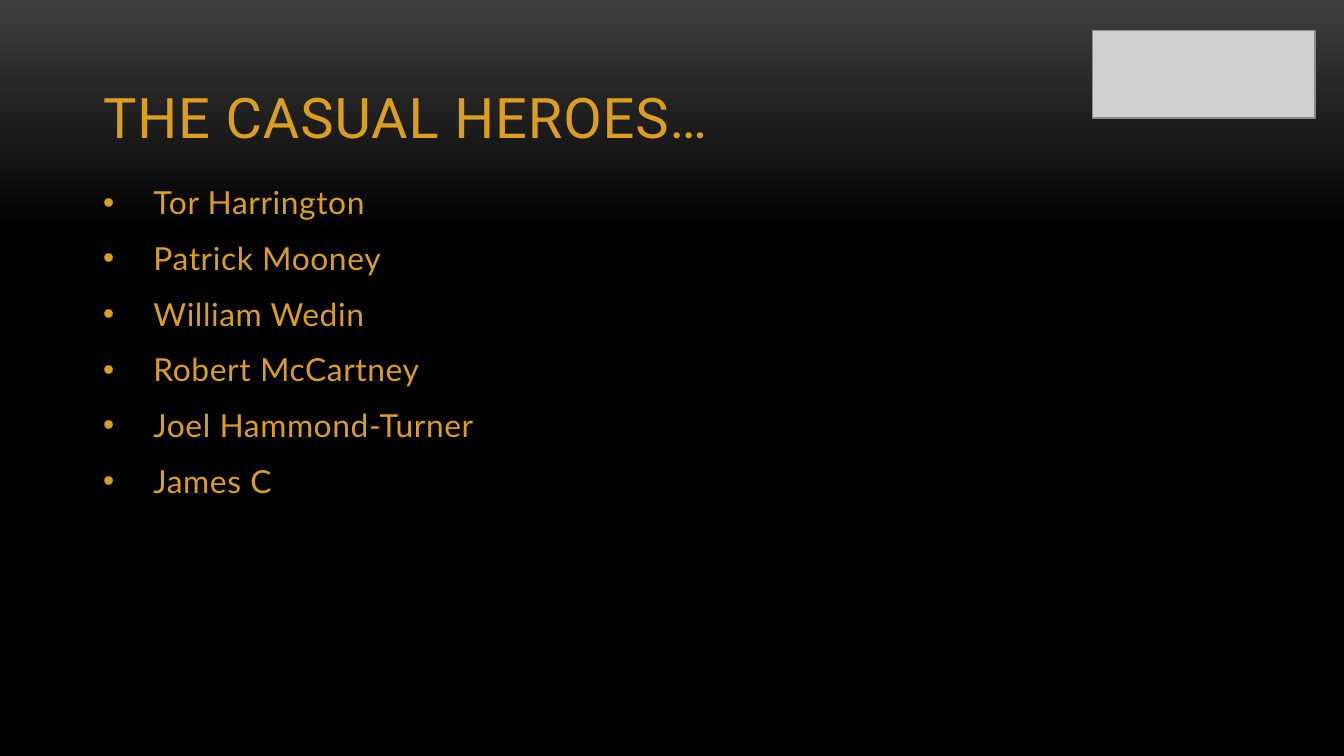
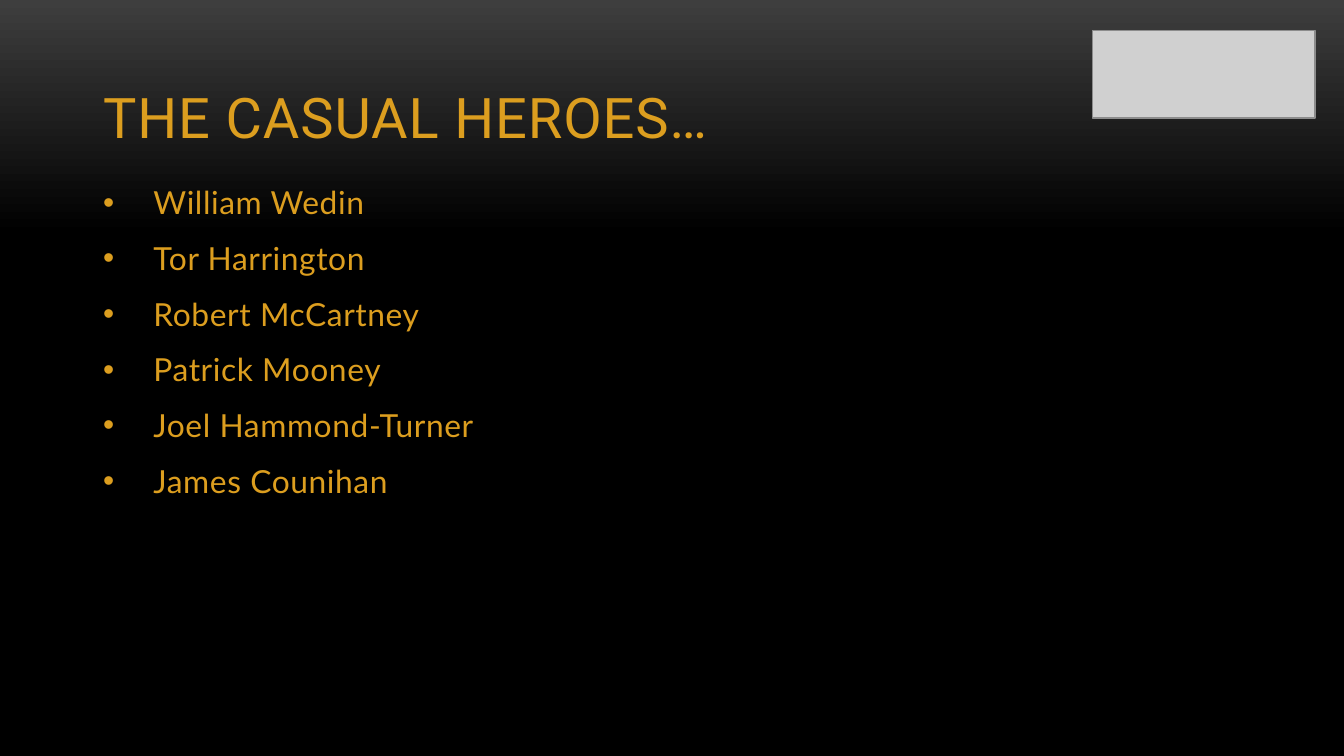
Before and after one commit to FractalBobz/CasualHeroes, a slide deck: slide 6 of CasualHeroes.pptx (slide 5 before the commit). Drawn at 1344x756 pixels with LibreOffice and Linux fonts; fonts in the diff are those of the drawing; grey boxes stand for pictures; background and template pictures are left out. Boxes give left, top, right and bottom in pixels: in the first picture for what was removed or moved away, otherwise in the second. Text is boxed around its words. In the diff, an @@ line names an element or a change of style, - is before the commit and + after.

Commit message:
Minor update to the powerpoint.

```diff
--- a/CasualHeroes.pptx
+++ b/CasualHeroes.pptx
@@ text at [153, 190, 364, 214]: paragraph added @@
+• William Wedin
@@ text at [153, 302, 419, 332]: paragraph added @@
+• Robert McCartney
@@ text at [153, 302, 419, 387]: paragraphs removed @@
-• William Wedin
-• Robert McCartney
@@ text at [153, 469, 387, 494]: text changed @@
-• James C
+• James Counihan
```
Also in this commit, not shown: 1 slide added.
